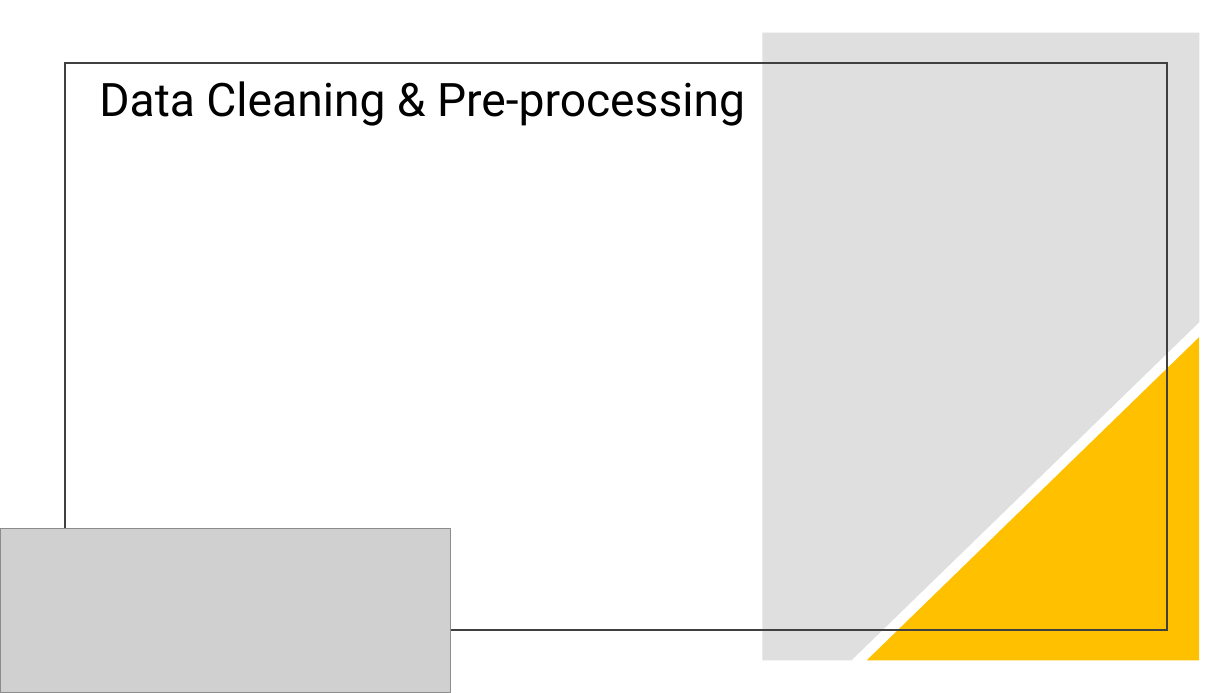
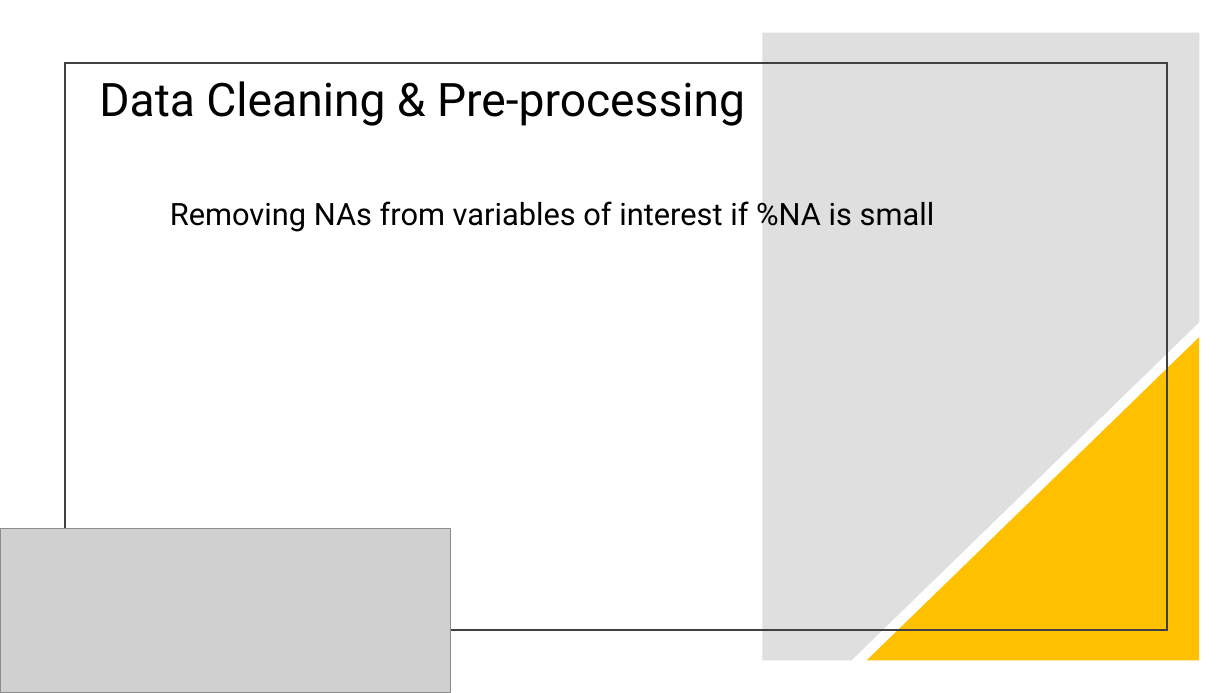
Before and after one commit to shivangiv/MCBS-Healthcare-Analytics, a slide deck: slide 7 of ALY6160GroupFINAL.pptx. Drawn at 1232x693 pixels with LibreOffice and Linux fonts; fonts in the diff are those of the drawing; grey boxes stand for pictures. Boxes give left, top, right and bottom in pixels: in the first picture for what was removed or moved away, otherwise in the second. Text is boxed around its words. In the diff, an @@ line names an element or a change of style, - is before the commit and + after.

```diff
--- a/ALY6160GroupFINAL.pptx
+++ b/ALY6160GroupFINAL.pptx
@@ subtitle added at (x1=170, y1=201, x2=935, y2=232), 24 pt, text #000000 @@
+Removing NAs from variables of interest if %NA is small
```
Also in this commit, not shown: 8 other slides changed, 8 slides added.
